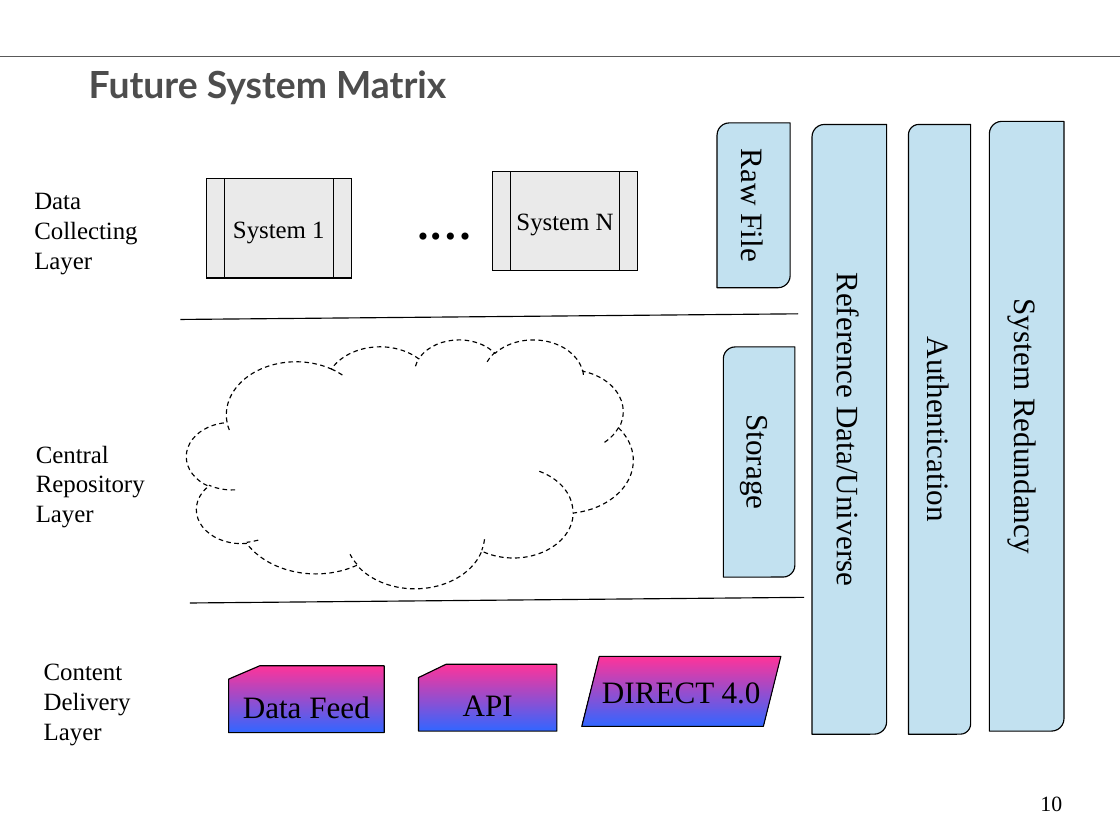
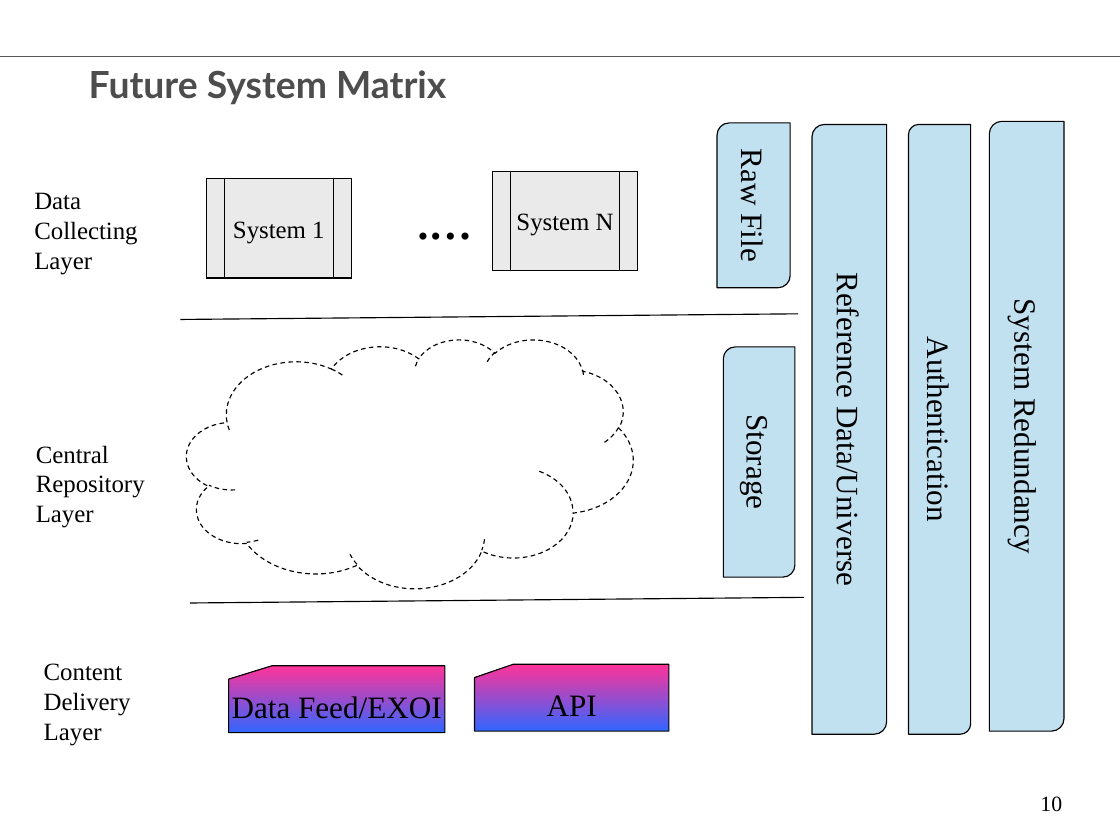
Before and after one commit to chenglx/myenv, a slide deck: slide 10 of Equity Data Technology Vision.ppt. Drawn at 1120x840 pixels with LibreOffice and Linux fonts; fonts in the diff are those of the drawing; background and template pictures are left out. Boxes give left, top, right and bottom in pixels: in the first picture for what was removed or moved away, otherwise in the second. Text is boxed around its words. In the diff, an @@ line names an element or a change of style, - is before the commit and + after.

```diff
--- a/Equity Data Technology Vision.ppt
+++ b/Equity Data Technology Vision.ppt
@@ outline redrawn in 4 elements at [724,347,795,578], [812,124,887,734], [989,121,1064,730], [187,339,634,588] @@
@@ parallelogram removed at [581,656,781,727] @@
-DIRECT 4.0
@@ flow chart punched card "Data Feed/EXOI": place and size @@
-flow chart punched card "Data Feed/EXOI" at [228,665,384,732]
+flow chart punched card "Data Feed/EXOI" at [228,665,445,732]
@@ flow chart punched card "API": place and size @@
-flow chart punched card "API" at [419,664,558,731]
+flow chart punched card "API" at [475,664,670,731]
@@ text in flow chart punched card at [232,694,442,719]: text changed @@
-Data Feed
+Data Feed/EXOI
```
Also in this commit, not shown: 8 other slides changed, 1 slide removed, 2 other files.
